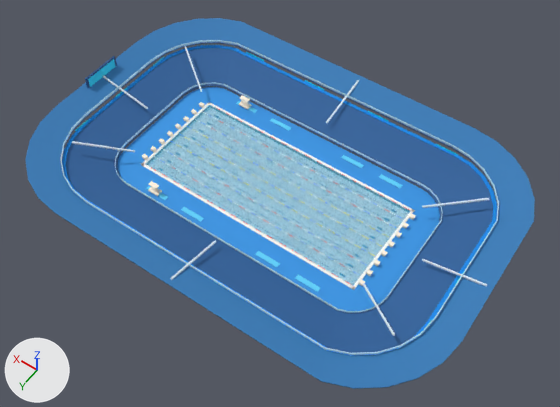
Before and after pictures for a commit that changed the glTF model assets/resources/pool/LowPolyPool.glb.
One viewpoint serves both versions: a camera (50 mm lens) standing at (-32.7, 78.9, 119.8) and looking at (21.7, 2.8, 0.2). Lighting does not change. The marker at lower left points along +X, +Y and +Z. The first picture is the older version. Where no turn or scale is listed for an object, it has been applied to the vertices.

The first picture shows 'PoolWaterSurface', 'lower_bowl_continuous_row_1', 'lower_bowl_continuous_row_2', 'lower_bowl_continuous_row_3', 'lower_bowl_continuous_row_4', 'lower_bowl_continuous_row_5', 'lower_bowl_continuous_row_6', 'rounded_blue_pool_deck', 'upper_bowl_continuous_row_1', 'upper_bowl_continuous_row_2', 'upper_bowl_continuous_row_3', 'upper_bowl_continuous_row_4' and 36 more.
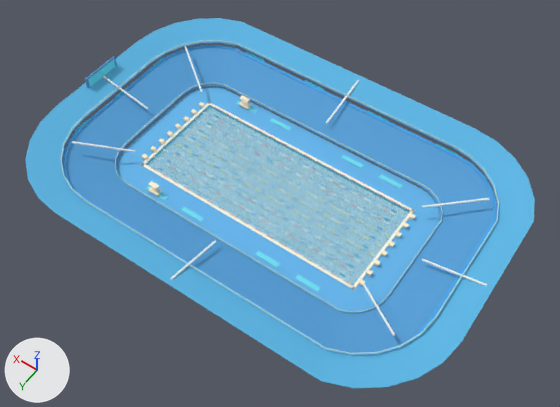
Where the change shows, as pixel boxes (x1, y1, x2, y2) in the pictures (560 x 407 px):
```json
{"object": "rounded_blue_pool_deck", "change": "recoloured", "before": [118, 87, 440, 311], "after": [118, 87, 440, 311]}
{"object": "upper_bowl_continuous_row_4", "change": "recoloured", "before": [25, 18, 535, 389], "after": [25, 18, 535, 389]}
{"object": "upper_bowl_continuous_row_3", "change": "recoloured", "before": [34, 24, 525, 380], "after": [34, 24, 525, 380]}
{"object": "upper_bowl_continuous_row_2", "change": "recoloured", "before": [44, 30, 516, 372], "after": [44, 30, 516, 372]}
{"object": "upper_bowl_continuous_row_1", "change": "recoloured", "before": [53, 37, 507, 364], "after": [53, 37, 507, 364]}
{"object": "lower_bowl_continuous_row_6", "change": "recoloured", "before": [65, 48, 493, 353], "after": [65, 48, 493, 353]}
{"object": "lower_bowl_continuous_row_5", "change": "recoloured", "before": [74, 54, 484, 347], "after": [74, 54, 484, 347]}
{"object": "lower_bowl_continuous_row_4", "change": "recoloured", "before": [83, 60, 475, 340], "after": [83, 60, 475, 340]}
{"object": "lower_bowl_continuous_row_3", "change": "recoloured", "before": [92, 66, 467, 332], "after": [92, 66, 467, 332]}
{"object": "lower_bowl_continuous_row_2", "change": "recoloured", "before": [100, 73, 458, 325], "after": [100, 73, 458, 325]}
{"object": "lower_bowl_continuous_row_1", "change": "recoloured", "before": [109, 79, 449, 318], "after": [109, 79, 449, 318]}
```

Edits to the scene script, one JSON object a line:
```json
{"op": "set", "path": "mat_lpvenue_cartoon_seat_deep_blue.base_color", "old": "(0.025, 0.12, 0.33)", "new": "(0.0863, 0.345, 0.678)", "note": "blue #2c619b -> blue #539fd7"}
{"op": "set", "path": "mat_lpvenue_cartoon_deck_cobalt.base_color", "old": "(0.035, 0.3, 0.78)", "new": "(0.125, 0.471, 0.847)", "note": "blue #3595e5 -> blue #63b7ed"}
{"op": "set", "path": "mat_lpvenue_cartoon_seat_blue.base_color", "old": "(0.035, 0.2, 0.48)", "new": "(0.102, 0.471, 0.784)", "note": "blue #357cb8 -> blue #5ab7e5"}
```
